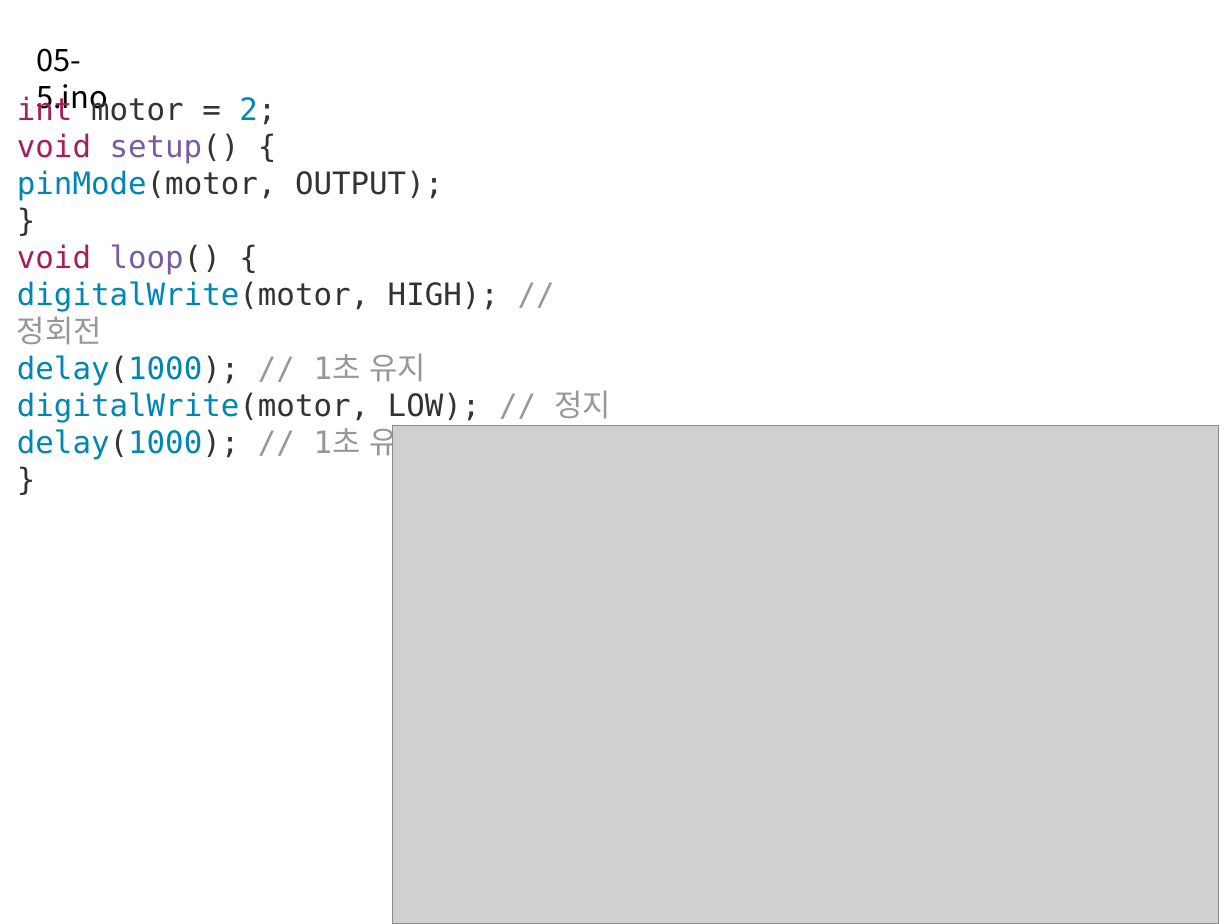
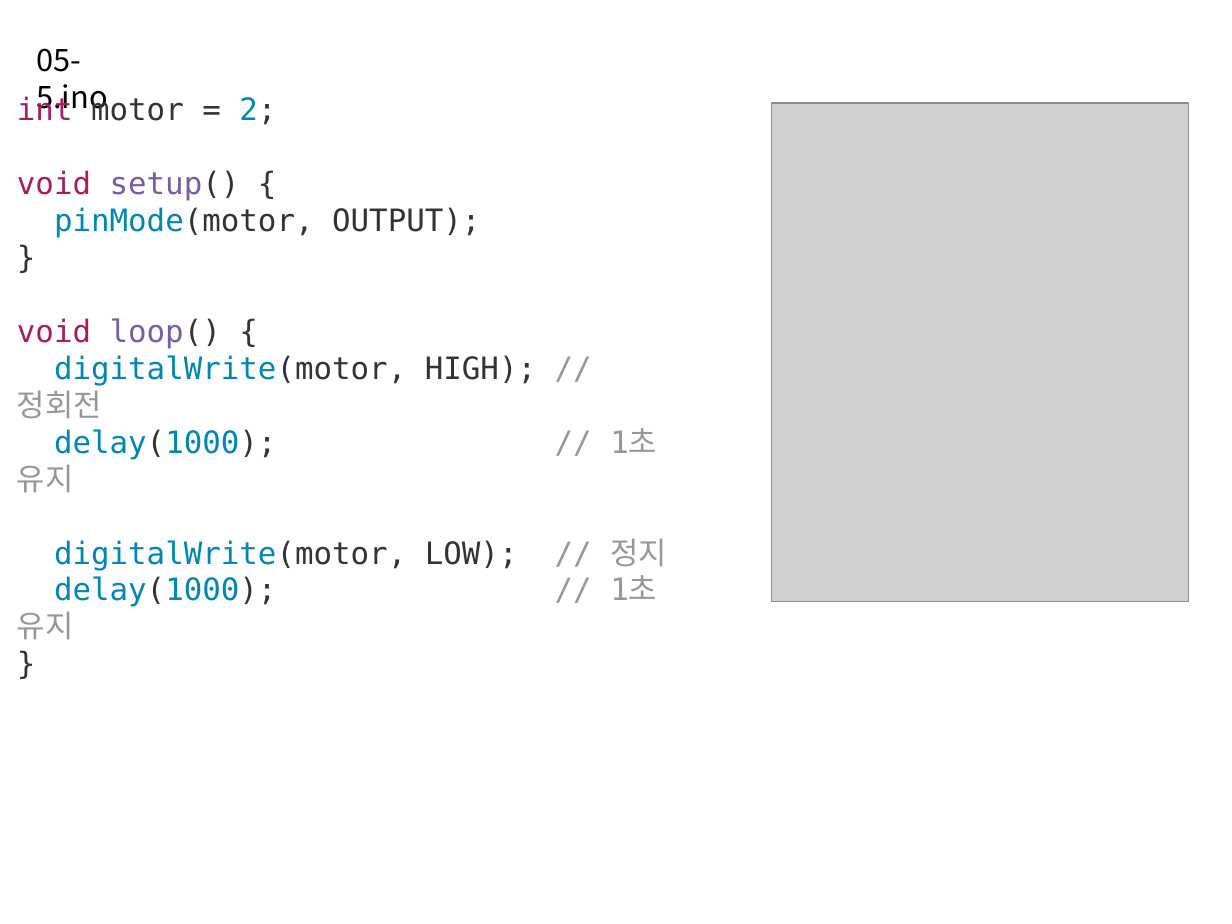
Before and after one commit to taesamja/summer_lec, a slide deck: slide 18 of 아두이노_초급연수.pptx. Drawn at 1232x924 pixels with LibreOffice and Linux fonts; fonts in the diff are those of the drawing; grey boxes stand for pictures. Boxes give left, top, right and bottom in pixels: in the first picture for what was removed or moved away, otherwise in the second. Text is boxed around its words. In the diff, an @@ line names an element or a change of style, - is before the commit and + after.

```diff
--- a/아두이노_초급연수.pptx
+++ b/아두이노_초급연수.pptx
@@ text "int motor = 2;" rewrapped from box(17, 95, 612, 461) to box(17, 95, 667, 600) @@
@@ picture: place and size @@
-picture at box(393, 426, 1220, 924)
+picture at box(771, 103, 1189, 601)
```
Also in this commit, not shown: 37 other slides changed.
